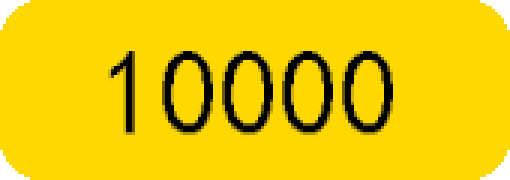
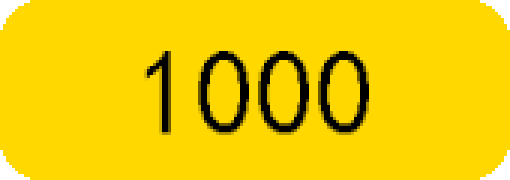
The second 510×180 image is a revision of the first. Changes to its layers:
renamed "10000" to "1000", painted on it over box(108, 51, 393, 135)
